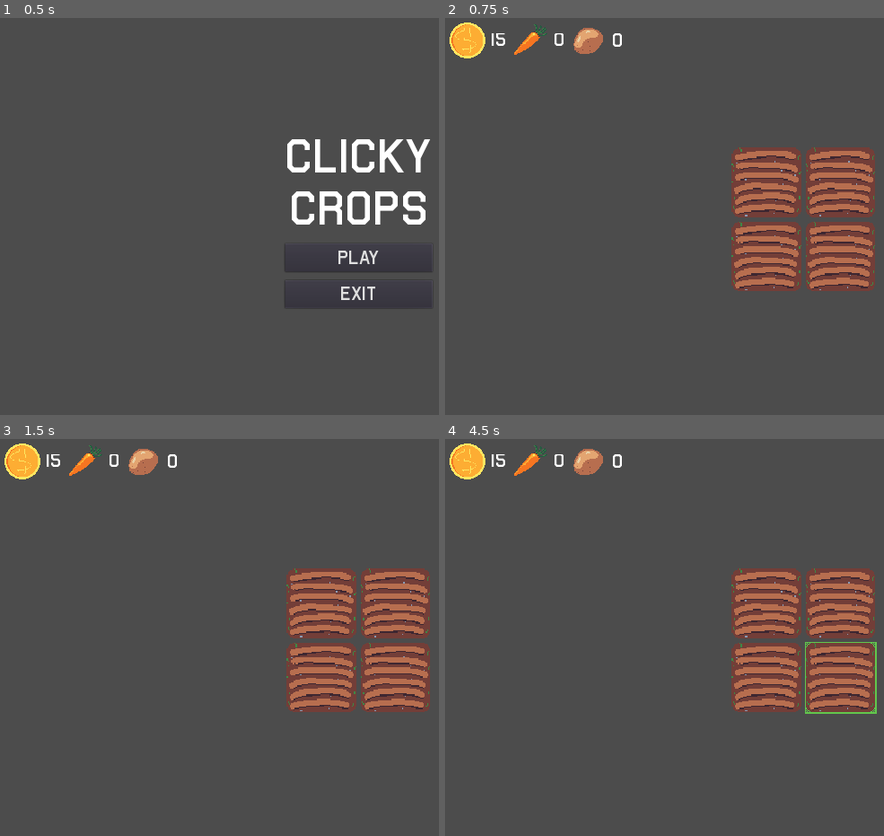
Above: before the commit, frames 1-4 (two rows, left to right).
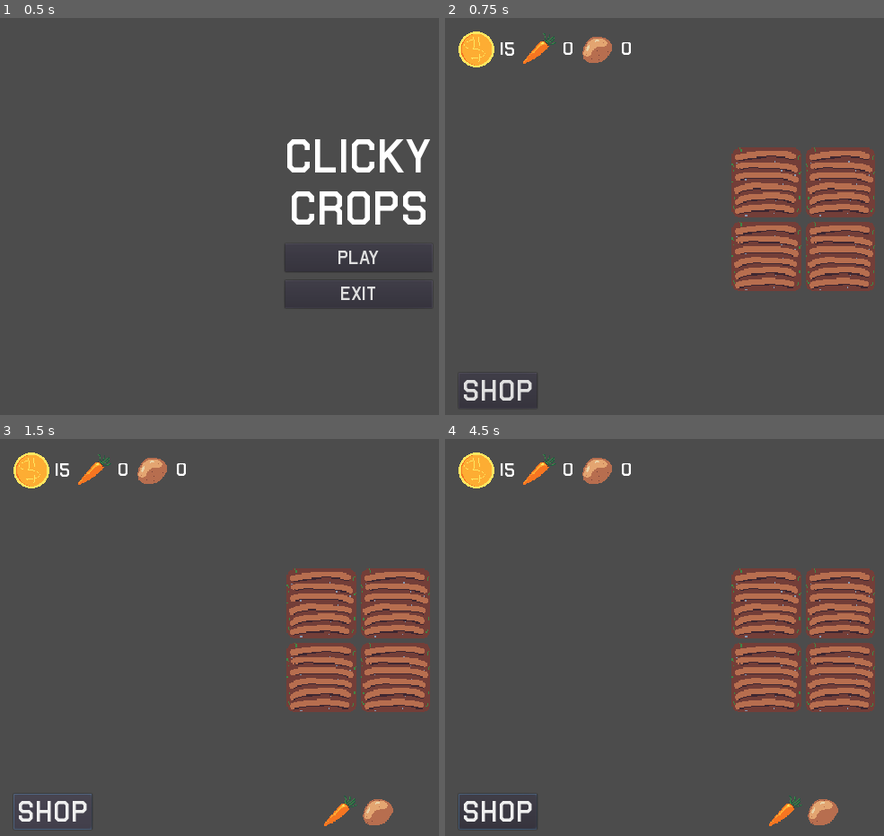
Above: after the commit, the same moments.

Repository: Dr-Diabolical/ClickyCrops
Game: Godot game, scene res://Scenes/MainMenu.tscn
Same seed, same stepped clock (60 frames per second), same inputs: the game is played once before the commit and once after it.
Inputs (mouse positions are in pixels of both pictures, inside the frame that each line leads up to):
- Up to frame 1 (0.5 s): no input
- Up to frame 2 (0.75 s): click "PLAY" at 0.5 s
- Up to frame 3 (1.5 s): click (52, 812) at 1.25 s, where only the run after the commit has a clickable "Shop"
- Up to frame 4 (4.5 s): click (765, 601) at 2 s; click (840, 601) at 2.77 s; click (765, 677) at 3.52 s; click (840, 677) at 4.27 s

Frame 1 is identical in both runs. In frame 2, 2.2% of the frame differs, in the area x 1-43%, y 1-99%; in frame 3, 2.9%; in frame 4, 3.1%, in the area x 1-99%, y 1-99%.

Commit message:
Added shop display, functionality is in progess.
There is now a shop button that displays the shop, but the functionality is still in progress.

Diff:
--- a/Scenes/Farm.gd
+++ b/Scenes/Farm.gd
@@ -4,7 +4,7 @@
 var plots = []
 
 onready var plot = load("res://Scenes/Plot.tscn")
-onready var plot_node = $Center/Plots
+onready var plot_node = $PlotDisplay/Center/Plots
 
 func _ready():
 	create_plots()
--- a/Scenes/Game.tscn
+++ b/Scenes/Game.tscn
@@ -7,6 +7,11 @@
 [ext_resource path="res://Scenes/Game.gd" type="Script" id=5]
 [ext_resource path="res://Scenes/Farm.gd" type="Script" id=6]
 [ext_resource path="res://Assets/Sprites/CoinIcon.png" type="Texture" id=7]
+[ext_resource path="res://Scenes/Shop.tscn" type="PackedScene" id=8]
+
+[sub_resource type="DynamicFont" id=2]
+size = 50
+font_data = ExtResource( 4 )
 
 [sub_resource type="DynamicFont" id=1]
 size = 32
@@ -18,7 +23,9 @@
 [node name="Farm" type="Node" parent="."]
 script = ExtResource( 6 )
 
-[node name="Center" type="CenterContainer" parent="Farm"]
+[node name="PlotDisplay" type="CanvasLayer" parent="Farm"]
+
+[node name="Center" type="CenterContainer" parent="Farm/PlotDisplay"]
 anchor_left = -0.00117054
 anchor_top = 0.00208096
 anchor_right = 0.998829
@@ -32,30 +39,49 @@
 "_edit_use_anchors_": false
 }
 
-[node name="Plots" type="GridContainer" parent="Farm/Center"]
+[node name="Plots" type="GridContainer" parent="Farm/PlotDisplay/Center"]
 margin_left = 639.0
 margin_top = 359.0
 margin_right = 639.0
 margin_bottom = 359.0
+
+[node name="ShopDisplay" type="CanvasLayer" parent="Farm"]
+
+[node name="Shop" parent="Farm/ShopDisplay" groups=[
+"shop",
+] instance=ExtResource( 8 )]
+
+[node name="ShopButton" type="Button" parent="Farm/ShopDisplay"]
+anchor_top = 1.0
+anchor_bottom = 1.0
+margin_left = 24.0
+margin_top = -88.0
+margin_right = 160.0
+margin_bottom = -25.0
+custom_fonts/font = SubResource( 2 )
+text = "Shop"
+__meta__ = {
+"_edit_use_anchors_": false
+}
 
 [node name="Resources" type="Node" parent="." groups=[
 "resources",
 ]]
 script = ExtResource( 2 )
 
-[node name="GUI" type="CanvasLayer" parent="Resources"]
+[node name="ResourceDisplay" type="CanvasLayer" parent="Resources"]
 
-[node name="IconDisplay" type="HBoxContainer" parent="Resources/GUI"]
-margin_left = 8.0
-margin_top = 8.0
-margin_right = 310.0
-margin_bottom = 72.0
+[node name="IconDisplay" type="HBoxContainer" parent="Resources/ResourceDisplay"]
+margin_left = 24.0
+margin_top = 24.0
+margin_right = 326.0
+margin_bottom = 88.0
 custom_constants/separation = 10
 __meta__ = {
 "_edit_use_anchors_": false
 }
 
-[node name="CoinDisplay" type="HBoxContainer" parent="Resources/GUI/IconDisplay"]
+[node name="CoinDisplay" type="HBoxContainer" parent="Resources/ResourceDisplay/IconDisplay"]
 margin_right = 94.0
 margin_bottom = 64.0
 mouse_filter = 2
@@ -64,7 +90,7 @@
 "_edit_use_anchors_": false
 }
 
-[node name="CoinIcon" type="TextureRect" parent="Resources/GUI/IconDisplay/CoinDisplay"]
+[node name="CoinIcon" type="TextureRect" parent="Resources/ResourceDisplay/IconDisplay/CoinDisplay"]
 margin_right = 64.0
 margin_bottom = 64.0
 mouse_filter = 2
@@ -73,7 +99,7 @@
 "_edit_use_anchors_": false
 }
 
-[node name="CoinAmount" type="Label" parent="Resources/GUI/IconDisplay/CoinDisplay"]
+[node name="CoinAmount" type="Label" parent="Resources/ResourceDisplay/IconDisplay/CoinDisplay"]
 margin_left = 74.0
 margin_top = 14.0
 margin_right = 94.0
@@ -84,7 +110,7 @@
 "_edit_use_anchors_": false
 }
 
-[node name="CarrotDisplay" type="HBoxContainer" parent="Resources/GUI/IconDisplay"]
+[node name="CarrotDisplay" type="HBoxContainer" parent="Resources/ResourceDisplay/IconDisplay"]
 margin_left = 104.0
 margin_right = 198.0
 margin_bottom = 64.0
@@ -94,7 +120,7 @@
 "_edit_use_anchors_": false
 }
 
-[node name="CarrotIcon" type="TextureRect" parent="Resources/GUI/IconDisplay/CarrotDisplay"]
+[node name="CarrotIcon" type="TextureRect" parent="Resources/ResourceDisplay/IconDisplay/CarrotDisplay"]
 margin_right = 64.0
 margin_bottom = 64.0
 mouse_filter = 2
@@ -103,7 +129,7 @@
 "_edit_use_anchors_": false
 }
 
-[node name="CarrotAmount" type="Label" parent="Resources/GUI/IconDisplay/CarrotDisplay"]
+[node name="CarrotAmount" type="Label" parent="Resources/ResourceDisplay/IconDisplay/CarrotDisplay"]
 margin_left = 74.0
 margin_top = 14.0
 margin_right = 94.0
@@ -114,7 +140,7 @@
 "_edit_use_anchors_": false
 }
 
-[node name="PotatoDisplay" type="HBoxContainer" parent="Resources/GUI/IconDisplay"]
+[node name="PotatoDisplay" type="HBoxContainer" parent="Resources/ResourceDisplay/IconDisplay"]
 margin_left = 208.0
 margin_right = 302.0
 margin_bottom = 64.0
@@ -124,7 +150,7 @@
 "_edit_use_anchors_": false
 }
 
-[node name="PotatoIcon" type="TextureRect" parent="Resources/GUI/IconDisplay/PotatoDisplay"]
+[node name="PotatoIcon" type="TextureRect" parent="Resources/ResourceDisplay/IconDisplay/PotatoDisplay"]
 margin_right = 64.0
 margin_bottom = 64.0
 mouse_filter = 2
@@ -133,7 +159,7 @@
 "_edit_use_anchors_": false
 }
 
-[node name="PotatoAmount" type="Label" parent="Resources/GUI/IconDisplay/PotatoDisplay"]
+[node name="PotatoAmount" type="Label" parent="Resources/ResourceDisplay/IconDisplay/PotatoDisplay"]
 margin_left = 74.0
 margin_top = 14.0
 margin_right = 94.0
@@ -143,3 +169,5 @@
 __meta__ = {
 "_edit_use_anchors_": false
 }
+
+[connection signal="pressed" from="Farm/ShopDisplay/ShopButton" to="Farm/ShopDisplay/Shop" method="_on_ShopButton_pressed"]
--- a/Scenes/Resources.gd
+++ b/Scenes/Resources.gd
@@ -6,9 +6,9 @@
 	"Potatoes": 0
 }
 
-onready var coin_amount = $GUI/IconDisplay/CoinDisplay/CoinAmount
-onready var carrot_amount = $GUI/IconDisplay/CarrotDisplay/CarrotAmount
-onready var potato_amount = $GUI/IconDisplay/PotatoDisplay/PotatoAmount
+onready var coin_amount = $ResourceDisplay/IconDisplay/CoinDisplay/CoinAmount
+onready var carrot_amount = $ResourceDisplay/IconDisplay/CarrotDisplay/CarrotAmount
+onready var potato_amount = $ResourceDisplay/IconDisplay/PotatoDisplay/PotatoAmount
 
 func _ready():
 	update_resource_display()
--- a/Scenes/Shop.gd
+++ b/Scenes/Shop.gd
@@ -2,3 +2,15 @@
 
 onready var button_carrot = $HBox/ButtonCarrot
 onready var button_potato = $HBox/ButtonPotato
+
+func _ready():
+	self.hide()
+
+func toggle_shop():
+	if (not self.is_visible_in_tree()):
+		self.show()
+	else:
+		self.hide()
+
+func _on_ShopButton_pressed():
+	toggle_shop()
--- a/Scenes/Shop.tscn
+++ b/Scenes/Shop.tscn
@@ -24,8 +24,9 @@
 anchor_right = 0.5
 anchor_bottom = 1.0
 margin_left = -66.0
-margin_top = -64.0
+margin_top = -88.0
 margin_right = 66.0
+margin_bottom = -24.0
 __meta__ = {
 "_edit_use_anchors_": false
 }
--- a/project.godot
+++ b/project.godot
@@ -34,6 +34,11 @@
 "events": [ Object(InputEventKey,"resource_local_to_scene":false,"resource_name":"","device":0,"alt":false,"shift":false,"control":false,"meta":false,"command":false,"pressed":false,"scancode":81,"unicode":0,"echo":false,"script":null)
  ]
 }
+shop={
+"deadzone": 0.5,
+"events": [ Object(InputEventKey,"resource_local_to_scene":false,"resource_name":"","device":0,"alt":false,"shift":false,"control":false,"meta":false,"command":false,"pressed":false,"scancode":83,"unicode":0,"echo":false,"script":null)
+ ]
+}
 
 [physics]
 
Not shown: 1 places in Scenes/Game.tscn that only renumber resources
